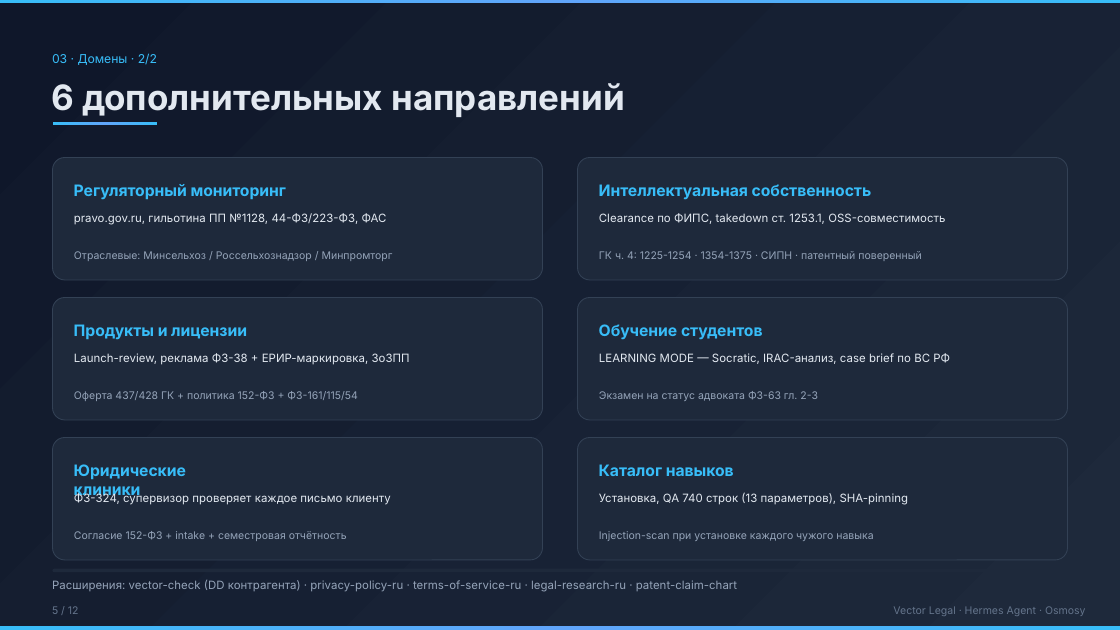
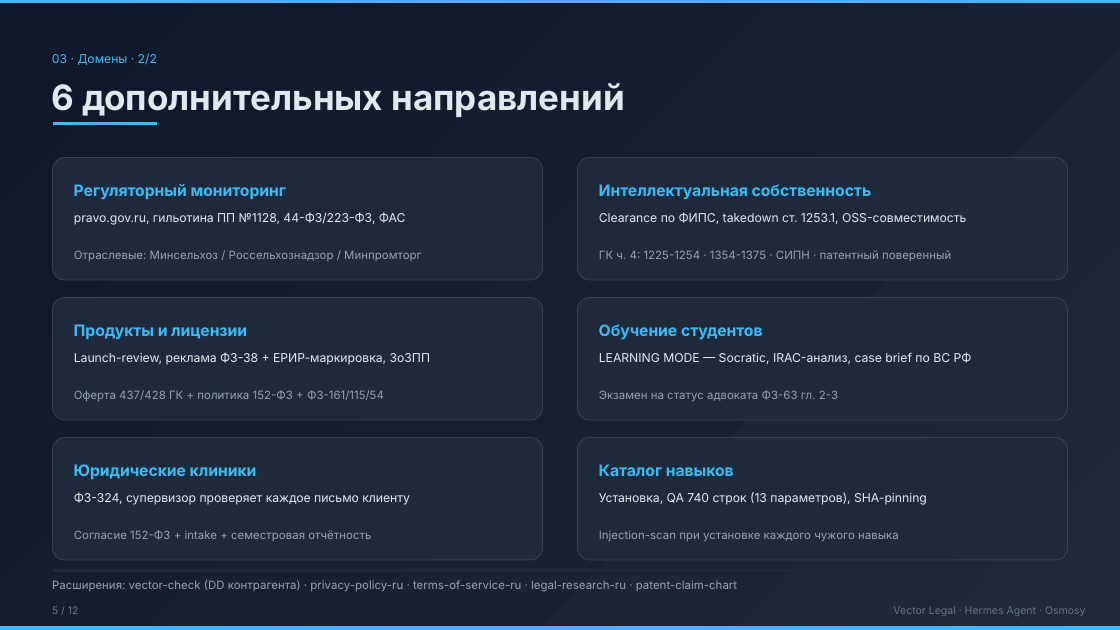
Before and after one commit to Osmosy/vector-legal, a slide deck: slide 5 of vector-legal-presentation.pptx. Drawn at 1120x630 pixels with LibreOffice and Linux fonts; fonts in the diff are those of the drawing. Boxes give left, top, right and bottom in pixels: in the first picture for what was removed or moved away, otherwise in the second. Text is boxed around its words. In the diff, an @@ line names an element or a change of style, - is before the commit and + after.

```diff
--- a/vector-legal-presentation.pptx
+++ b/vector-legal-presentation.pptx
@@ size 9 to 9.8 pt in 6 elements at [599, 530, 899, 541], [599, 390, 838, 401], [74, 530, 371, 541], [74, 390, 384, 401], [599, 250, 951, 261], [74, 250, 421, 261] @@
@@ size 9.8 to 10.5 pt in 6 elements at [599, 352, 972, 364], [599, 492, 927, 505], [599, 212, 966, 224], [74, 492, 410, 505], [74, 212, 406, 225], [74, 352, 430, 365] @@
@@ text "Юридические клиники" rewrapped from [74, 464, 186, 499] to [74, 464, 257, 479] @@
```
Also in this commit, not shown: 11 other slides changed.
